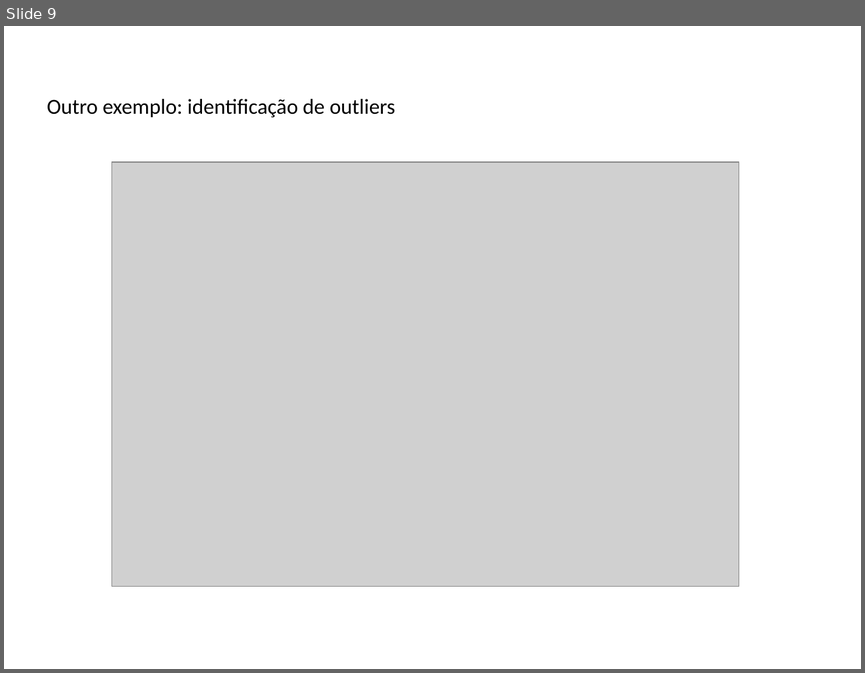
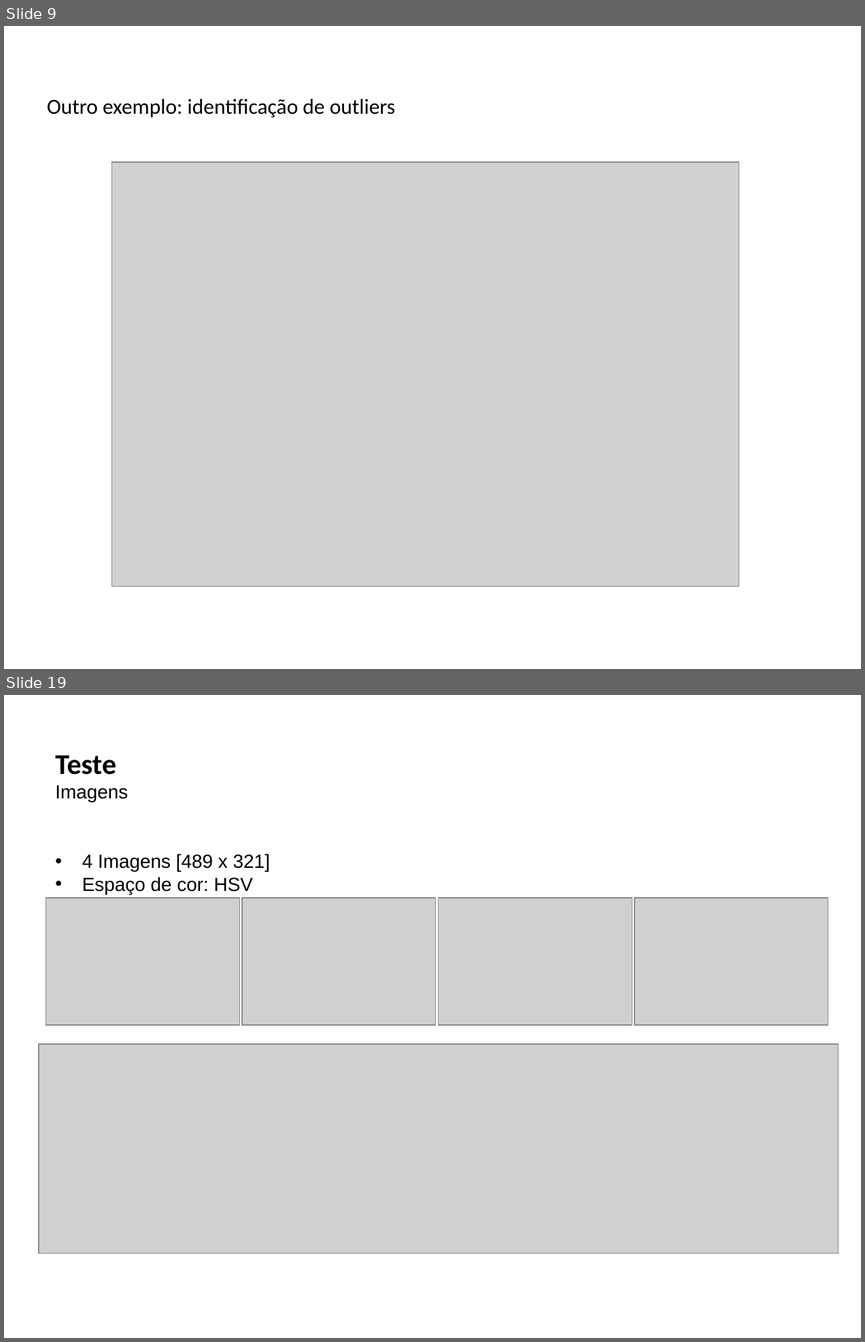
Before and after one commit to lquatrin/inf2031, a slide deck: pres.pptx [Repaired].pptx. Shown one above the other, each under a label of ours: slide 9 before the commit, slides 9 and 19 after it; the slides between them are not shown. The pictures are 865x673 and 865x1342 pixels, drawn with LibreOffice and Linux fonts; fonts in the diff are those of the drawing; grey boxes stand for pictures. Boxes give left, top, right and bottom in pixels: in the first picture for what was removed or moved away, otherwise in the second. Text is boxed around its words. In the diff, an @@ line names an element or a change of style, - is before the commit and + after.

```diff
--- a/pres.pptx [Repaired].pptx
+++ b/pres.pptx [Repaired].pptx
@@ slide 19 added at (x1=4, y1=695, x2=861, y2=1338), background #FFFFFF @@
@@ text added at (x1=55, y1=755, x2=128, y2=802), 16 pt, text #000000 @@
+Teste
+Imagens
@@ text added at (x1=82, y1=853, x2=270, y2=894), 16 pt, text #000000 @@
+• 4 Imagens [489 x 321]
+• Espaço de cor: HSV
@@ picture added at (x1=46, y1=898, x2=239, y2=1025) @@
@@ picture added at (x1=242, y1=898, x2=436, y2=1025) @@
@@ picture added at (x1=439, y1=898, x2=632, y2=1025) @@
@@ picture added at (x1=634, y1=898, x2=828, y2=1025) @@
@@ picture added at (x1=38, y1=1044, x2=838, y2=1253) @@
```
Also in this commit, not shown: 4 slides changed, 25 other slides added, 3 slides removed, 4 other files.
